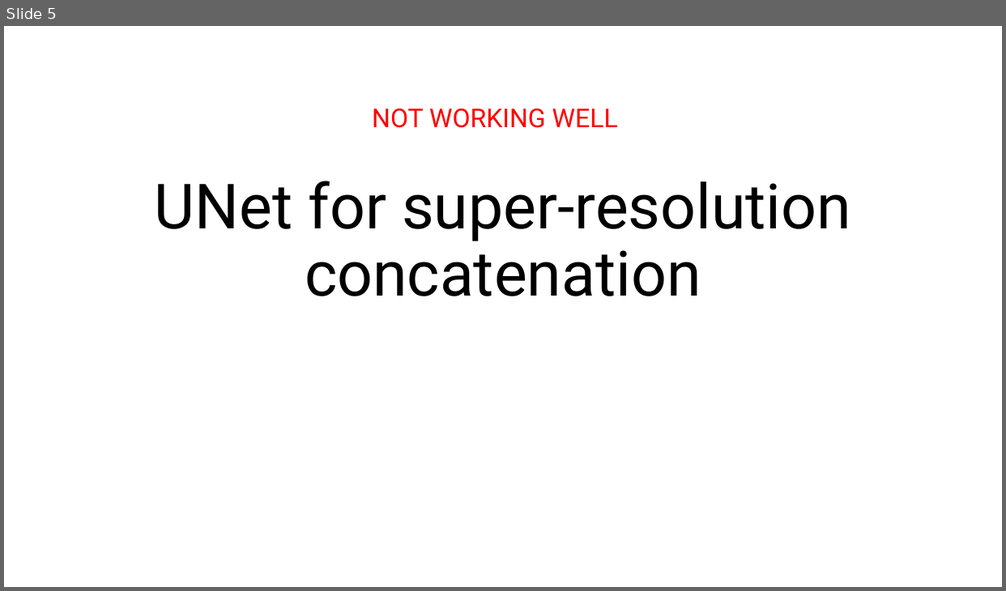
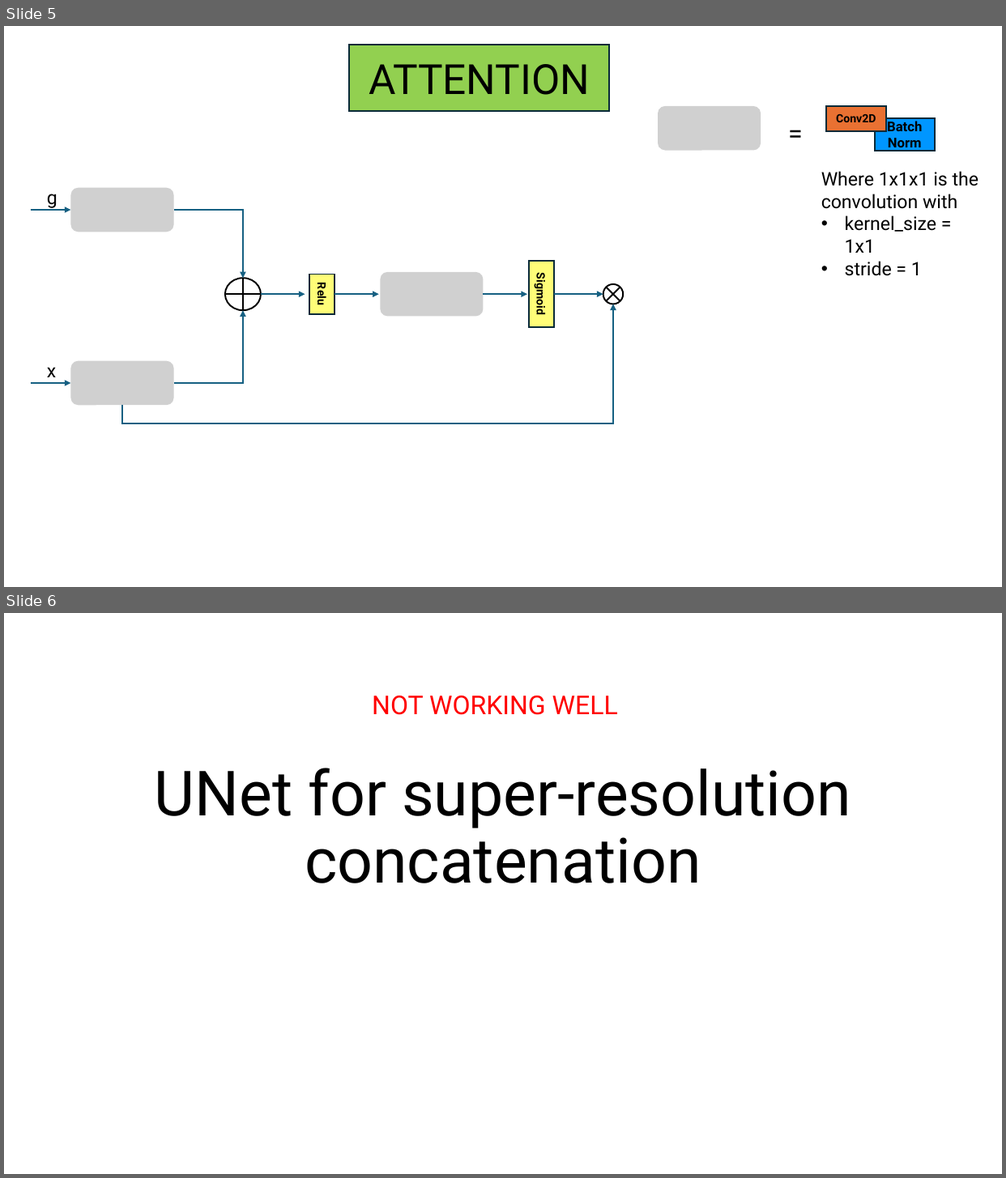
Before and after one commit to AdrianoEttari/pansharpening, a slide deck: models_representation.pptx. Shown one above the other, each under a label of ours: slide 5 before the commit, slides 5 and 6 after it. The pictures are 1006x591 and 1006x1178 pixels, drawn with LibreOffice and Linux fonts; fonts in the diff are those of the drawing; grey boxes stand for pictures. Boxes give left, top, right and bottom in pixels: in the first picture for what was removed or moved away, otherwise in the second. Text is boxed around its words. In the diff, an @@ line names an element or a change of style, - is before the commit and + after.

Commit message:
added attention page

```diff
--- a/models_representation.pptx
+++ b/models_representation.pptx
@@ slide 5 added at [4,26,1002,587], background #FFFFFF @@
@@ rectangle added at [349,45,609,111], fill #92D050, outline #092A39 1.5 pt, 40 pt, text #000000 @@
+ATTENTION
@@ picture added at [658,106,761,150] @@
@@ text added at [781,113,810,152], 25 pt, text #000000 @@
+=
@@ rectangle added at [826,106,886,130], fill #E97132, outline #092A39 1.5 pt, 11 pt, text #000000, bold @@
+Conv2D
@@ rectangle added at [875,119,935,151], fill #0096FF, outline #092A39 1.5 pt, 13 pt, text #000000, bold @@
+Batch Norm
@@ text added at [821,171,978,276], 18 pt, text #000000 @@
+Where 1x1x1 is the
+convolution with
+• kernel_size = 1x1
+• stride = 1
@@ text added at [47,194,57,208], 18 pt, text #000000 @@
+g
@@ picture added at [70,188,174,232] @@
@@ arrow added from (30, 210) to (70, 210), #156082 1.5 pt @@
@@ elbow arrow added from (174, 210) to (243, 278), #156082 1.5 pt @@
@@ rectangle added at [529,261,553,327], fill #FFFD78, outline #092A39 1.5 pt, 11 pt, text #000000, bold @@
+Sigmoid
@@ flow chart or added at [225,278,261,310], fill #FFFFFF, outline #000000 1.5 pt @@
@@ rectangle added at [309,275,334,314], fill #FFFD78, outline #092A39 1.5 pt, 11 pt, text #000000, bold @@
+Relu
@@ picture added at [381,272,484,317] @@
@@ flow chart summing junction added at [603,284,623,305], outline #000000 1.5 pt @@
@@ elbow arrow added from (122, 406) to (613, 305), #156082 1.5 pt @@
@@ elbow arrow added from (174, 383) to (243, 310), #156082 1.5 pt @@
@@ arrow added from (261, 294) to (305, 294), #156082 1.5 pt @@
@@ arrow added from (335, 294) to (379, 294), #156082 1.5 pt @@
@@ arrow added from (484, 294) to (527, 294), #156082 1.5 pt @@
@@ arrow added from (554, 294) to (603, 294), #156082 1.5 pt @@
@@ picture added at [70,361,174,406] @@
@@ arrow added from (30, 383) to (70, 383), #156082 1.5 pt @@
@@ text added at [47,367,56,378], 18 pt, text #000000 @@
+x
@@ what was slide 5 is now slide 6 @@
```
Also in this commit, not shown: 3 slides changed.
